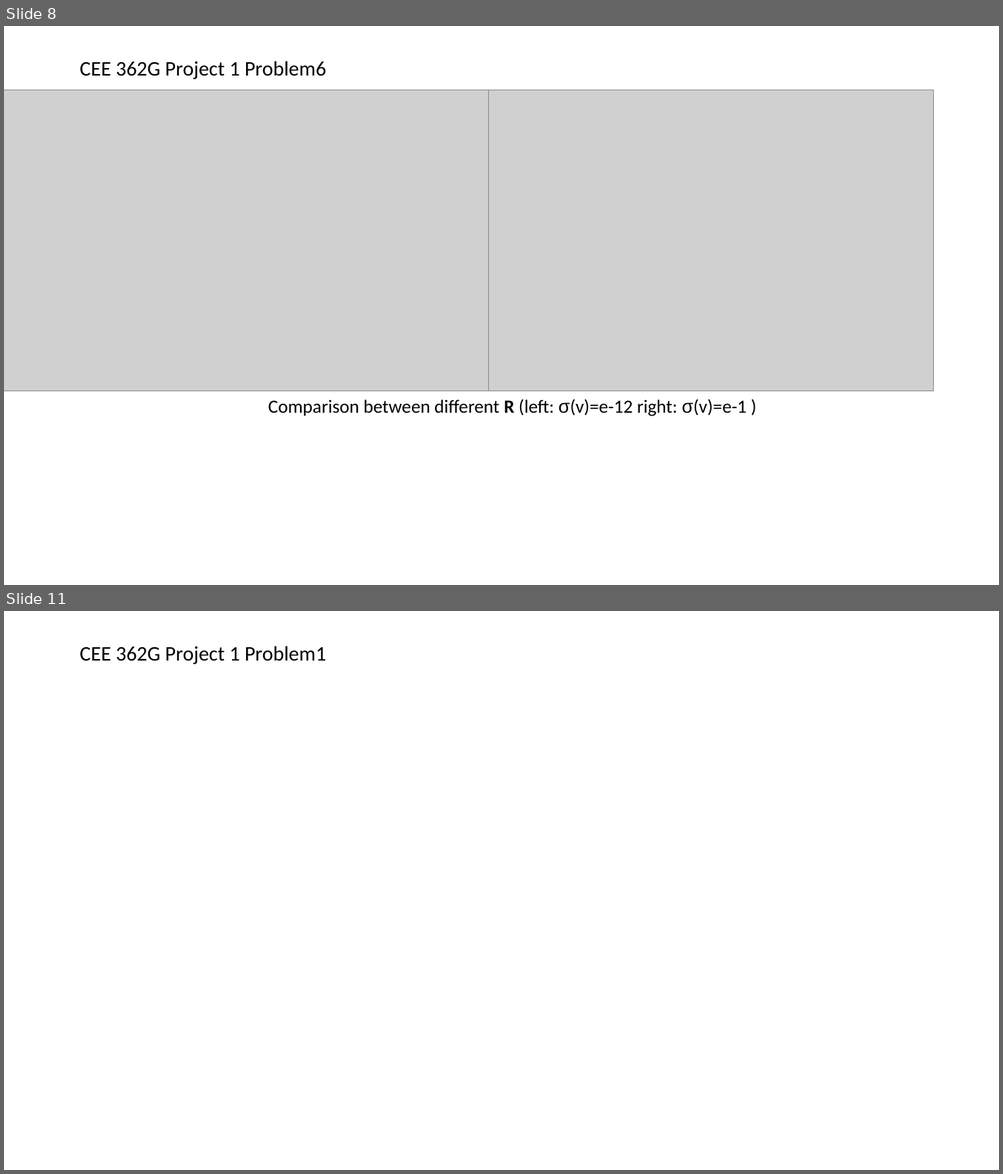
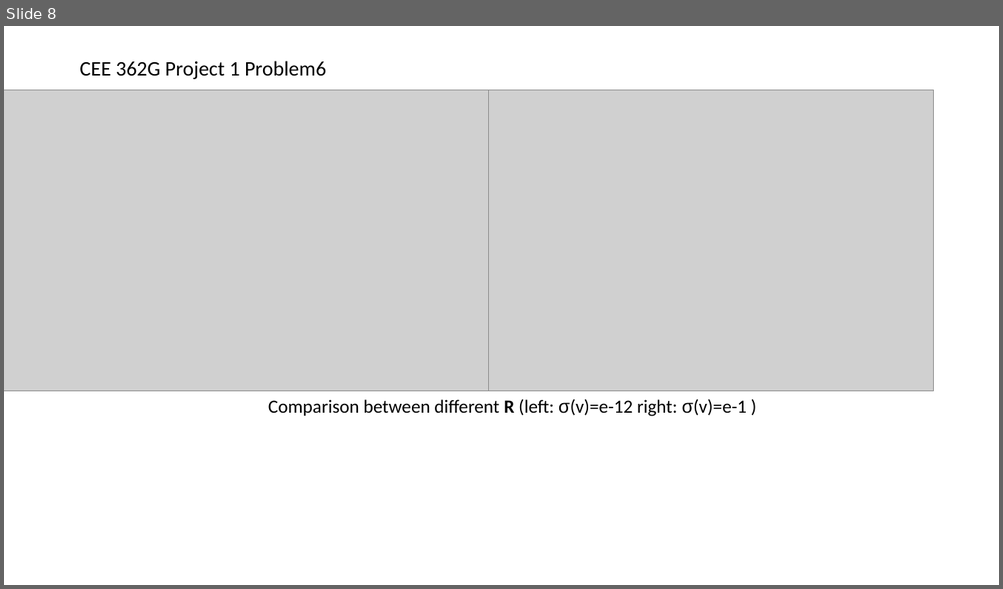
Before and after one commit to DeanLym/CEE362G, a slide deck: HW1.pptx. Shown one above the other, each under a label of ours: slides 8 and 11 before the commit, slide 8 after it; the slides between them are not shown. The pictures are 1003x1174 and 1003x589 pixels, drawn with LibreOffice and Linux fonts; fonts in the diff are those of the drawing; grey boxes stand for pictures. Boxes give left, top, right and bottom in pixels: in the first picture for what was removed or moved away, otherwise in the second. Text is boxed around its words. In the diff, an @@ line names an element or a change of style, - is before the commit and + after.

```diff
--- a/HW1.pptx
+++ b/HW1.pptx
@@ slide 11 removed at (4, 611, 999, 1170), background #FFFFFF @@
@@ title removed at (79, 646, 326, 664) @@
-CEE 362G Project 1 Problem1
```
Also in this commit, not shown: 3 slides changed.
